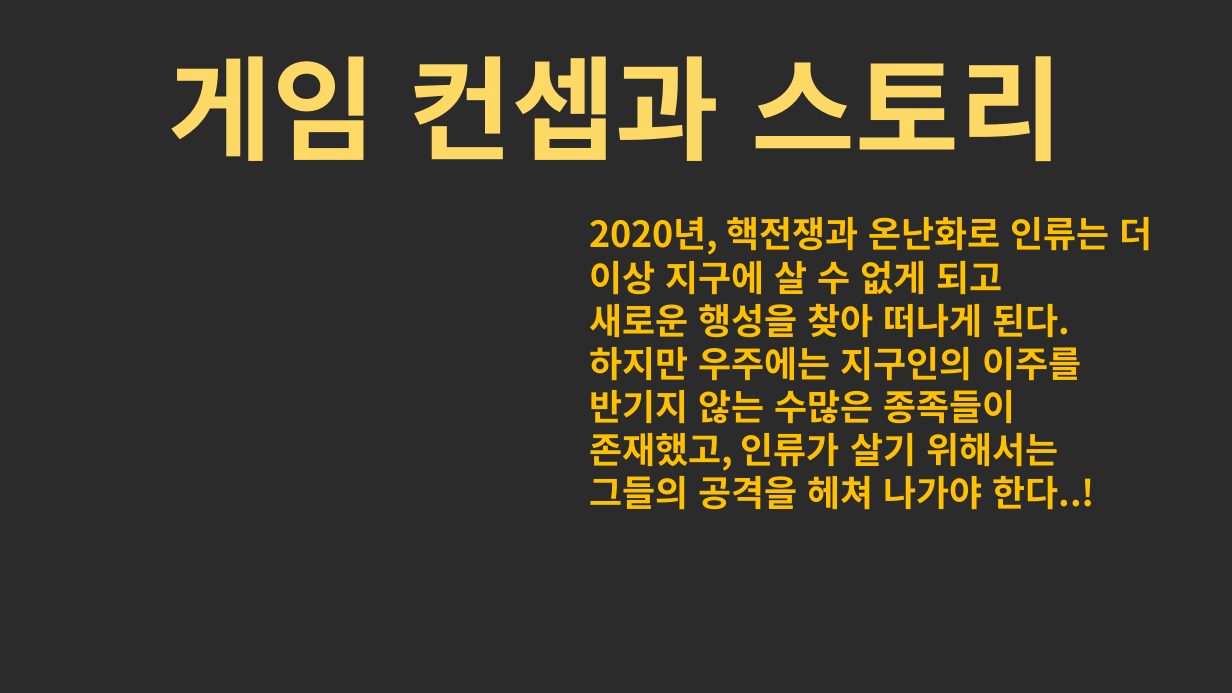
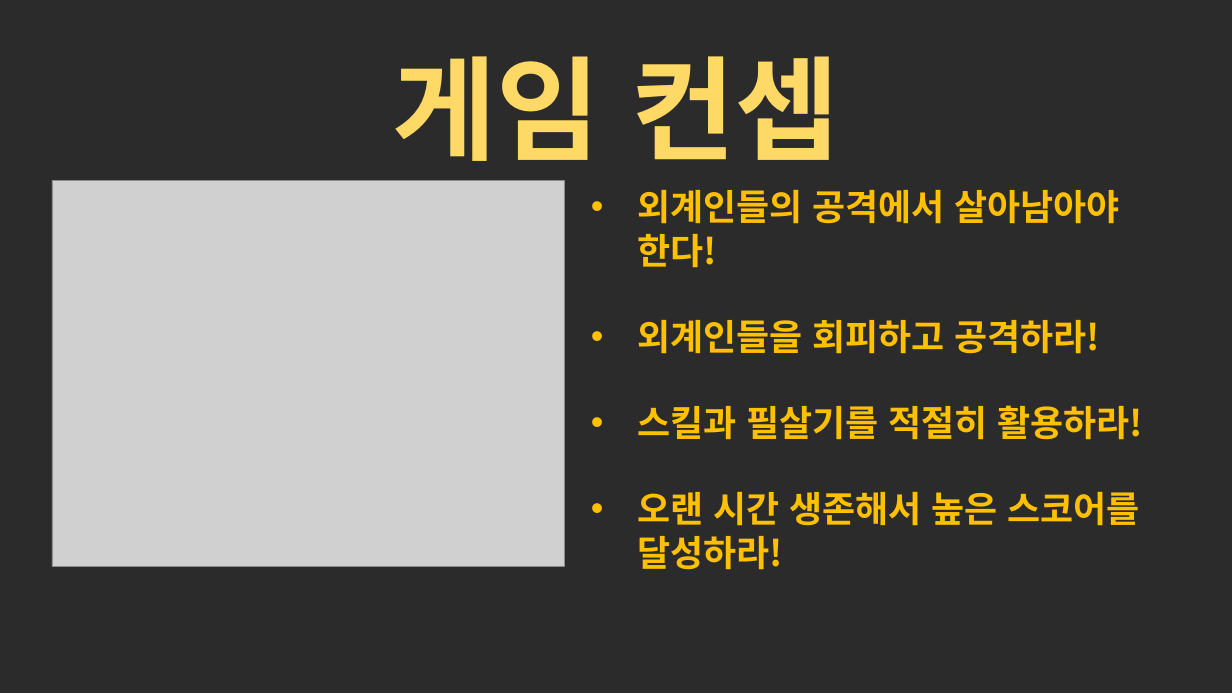
Before and after one commit to eheh5454/2017_2DGP, a slide deck: slide 3 of 2차발표.pptx. Drawn at 1232x693 pixels with LibreOffice and Linux fonts; fonts in the diff are those of the drawing; grey boxes stand for pictures; background and template pictures are left out; a plain dark background stands for a picture behind light text. Boxes give left, top, right and bottom in pixels: in the first picture for what was removed or moved away, otherwise in the second. Text is boxed around its words. In the diff, an @@ line names an element or a change of style, - is before the commit and + after.

```diff
--- a/2차발표.pptx
+++ b/2차발표.pptx
@@ text at (x1=393, y1=56, x2=840, y2=161): text changed @@
-게임 컨셉과 스토리
+게임 컨셉
@@ picture added at (x1=52, y1=180, x2=564, y2=567) @@
@@ text at (x1=637, y1=190, x2=1142, y2=570): text changed @@
-2020년, 핵전쟁과 온난화로 인류는 더 이상 지구에 살 수 없게 되고
-새로운 행성을 찾아 떠나게 된다.
-하지만 우주에는 지구인의 이주를 반기지 않는 수많은 종족들이 존재했고, 인류가 살기 위해서는 그들의 공격을 헤쳐 나가야 한다..!
+• 외계인들의 공격에서 살아남아야 한다!
+• 외계인들을 회피하고 공격하라!
+• 스킬과 필살기를 적절히 활용하라!
+• 오랜 시간 생존해서 높은 스코어를 달성하라!
```
Also in this commit, not shown: 2 other slides changed, 3 other files.
